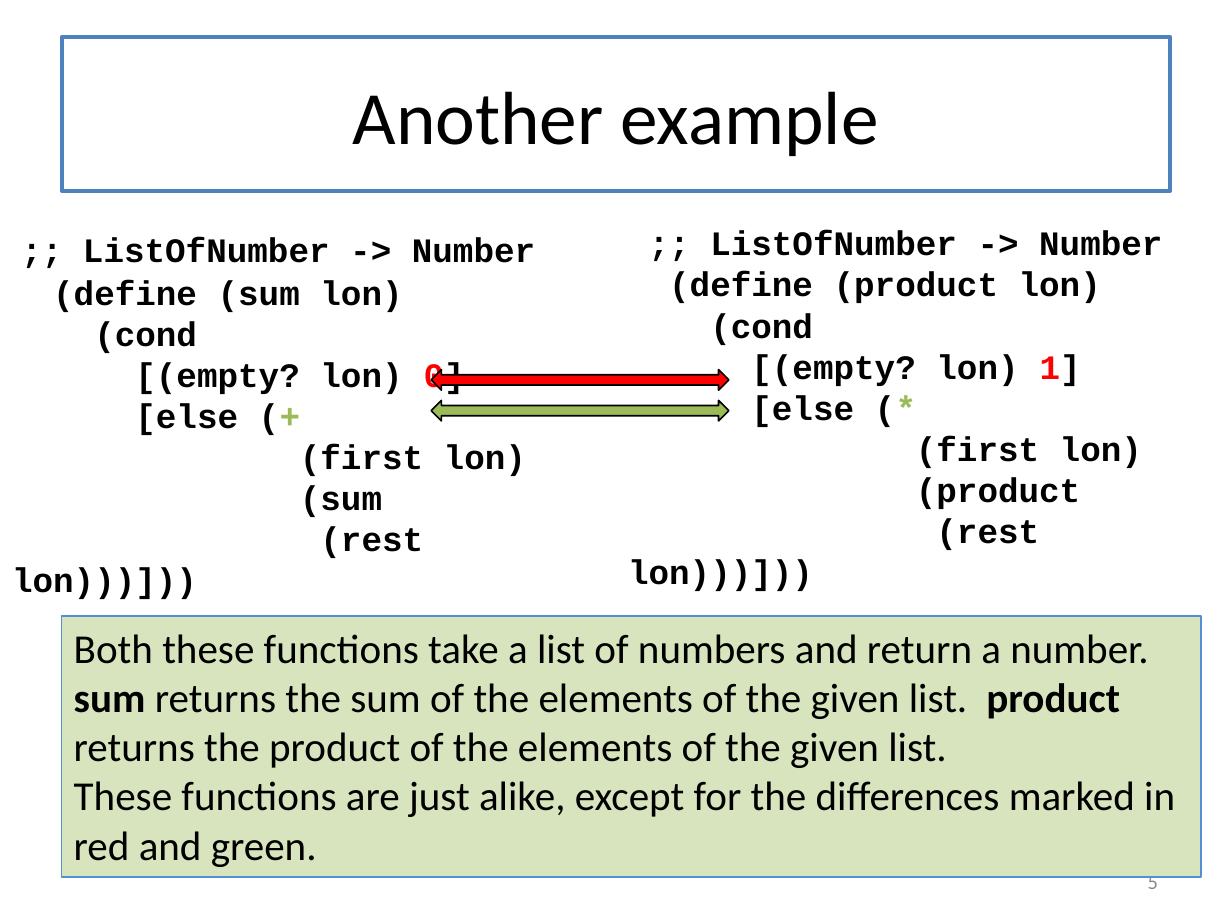
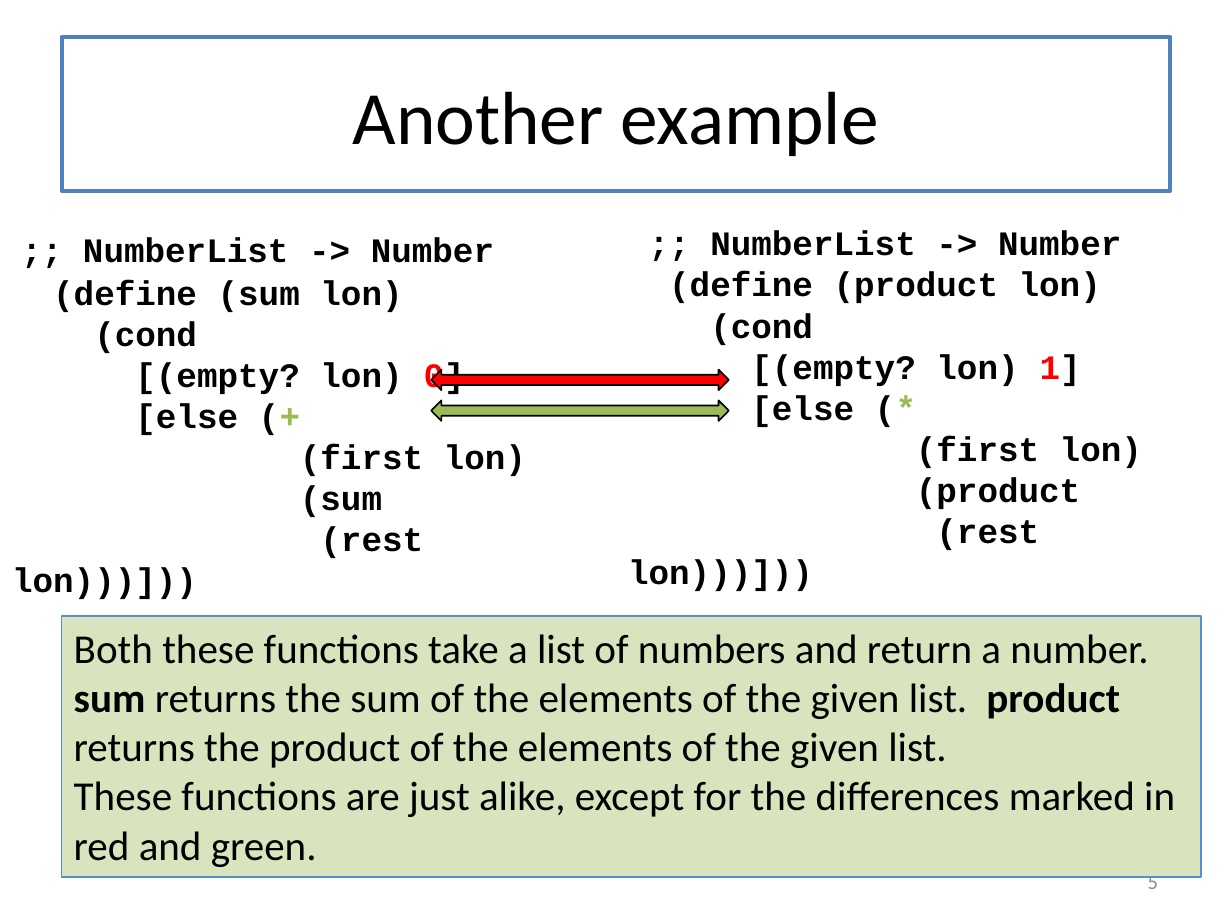
Before and after one commit to mwand/cs5010f17, a slide deck: slide 5 of Slides/Lesson 6.4 Foldr.pptx. Drawn at 1232x924 pixels with LibreOffice and Linux fonts; fonts in the diff are those of the drawing. Boxes give left, top, right and bottom in pixels: in the first picture for what was removed or moved away, otherwise in the second. Text is boxed around its words. In the diff, an @@ line names an element or a change of style, - is before the commit and + after.

```diff
--- a/Slides/Lesson 6.4 Foldr.pptx
+++ b/Slides/Lesson 6.4 Foldr.pptx
@@ text at (x1=83, y1=237, x2=494, y2=263): text changed @@
-;; ListOfNumber -> Number
+;; NumberList -> Number
@@ text at (x1=710, y1=230, x2=1121, y2=256): text changed @@
-;; ListOfNumber -> Number
+;; NumberList -> Number
```
Also in this commit, not shown: 17 other slides changed.
